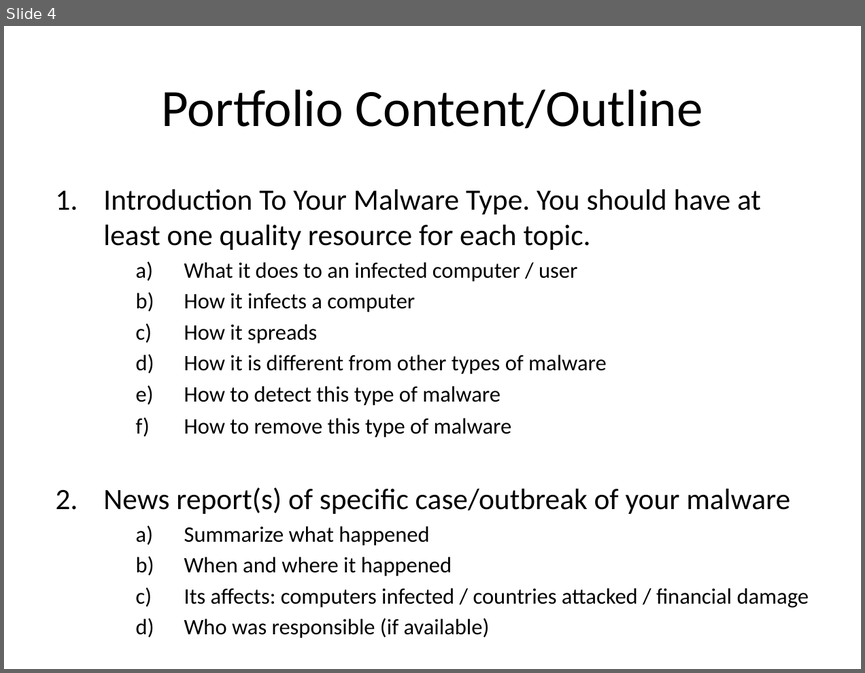
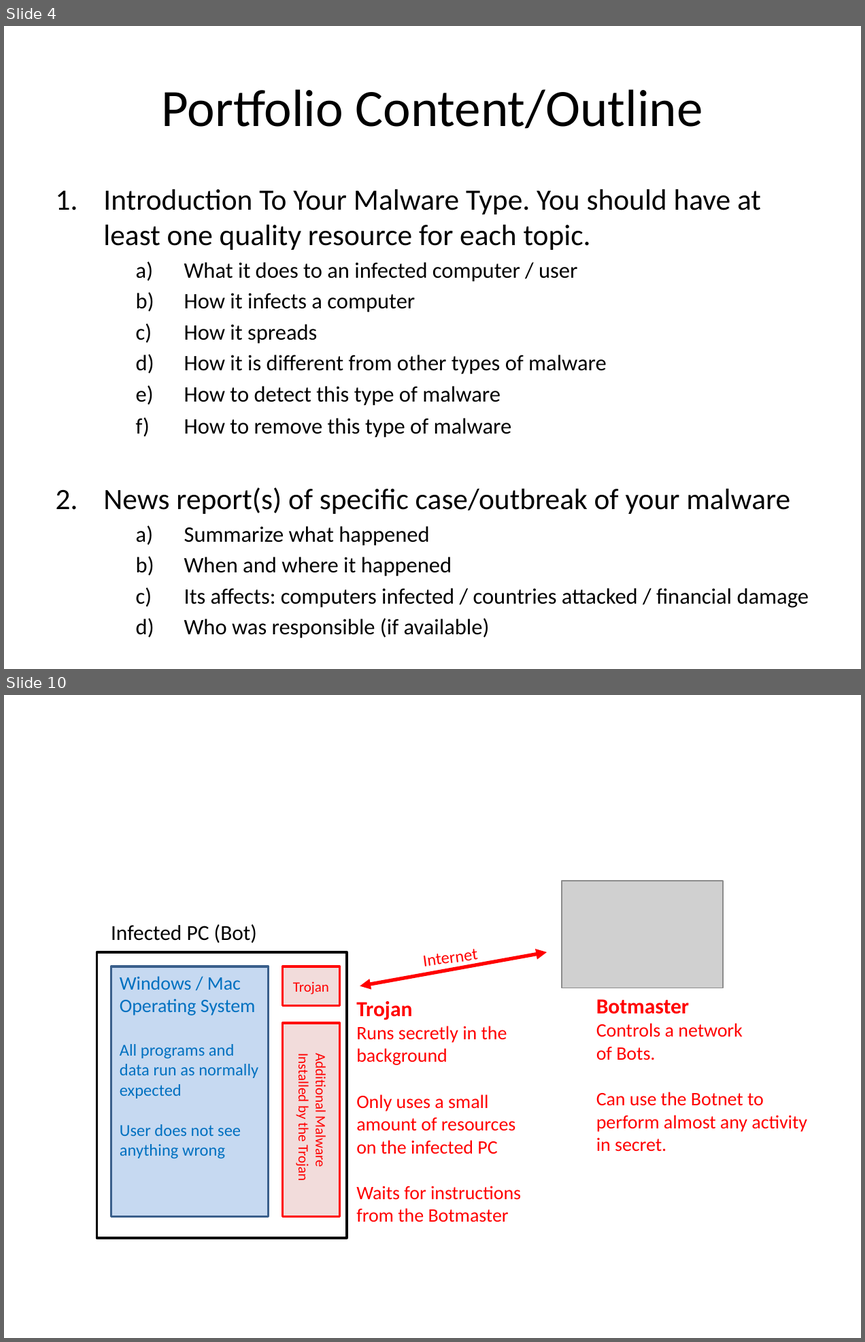
Before and after one commit to Greg5519/ICS2O0, a slide deck: Topic A Understanding Computers/A.4 Lesson - Types Of Malware.pptx. Shown one above the other, each under a label of ours: slide 4 before the commit, slides 4 and 10 after it; the slides between them are not shown. The pictures are 865x673 and 865x1342 pixels, drawn with LibreOffice and Linux fonts; fonts in the diff are those of the drawing; grey boxes stand for pictures. Boxes give left, top, right and bottom in pixels: in the first picture for what was removed or moved away, otherwise in the second. Text is boxed around its words. In the diff, an @@ line names an element or a change of style, - is before the commit and + after.

```diff
--- a/Topic A Understanding Computers/A.4 Lesson - Types Of Malware.pptx
+++ b/Topic A Understanding Computers/A.4 Lesson - Types Of Malware.pptx
@@ slide 10 added at [4, 695, 861, 1338], background #FFFFFF @@
@@ picture added at [562, 881, 723, 988] @@
@@ text added at [111, 924, 257, 943], 18 pt, text #000000 @@
+Infected PC (Bot)
@@ rectangle added at [96, 952, 347, 1238], outline #000000 2 pt @@
@@ double arrow added from (360, 985) to (547, 952), #FF0000 3 pt @@
@@ text added at [424, 949, 478, 970], 14 pt, text #FF0000 @@
+Internet
@@ rectangle added at [111, 966, 268, 1217], fill #C6D9F1, outline #3A5F8C 2 pt, 14 pt, text #0070C0 @@
+Windows / Mac
+Operating System
+All programs and data run as normally expected
+User does not see anything wrong
@@ rectangle added at [283, 966, 340, 1006], fill #F2DCDB, outline #FF0000 2 pt, 12 pt, text #FF0000 @@
+Trojan
@@ text added at [596, 999, 807, 1151], 16 pt, text #FF0000 @@
+Botmaster
+Controls a network
+of Bots.
+Can use the Botnet to
+perform almost any activity
+in secret.
@@ text added at [356, 1001, 521, 1222], 16 pt, text #FF0000 @@
+Trojan
+Runs secretly in the
+background
+Only uses a small amount of resources on the infected PC
+Waits for instructions
+from the Botmaster
@@ rectangle added at [283, 1022, 340, 1216], fill #F2DCDB, outline #FF0000 2 pt @@
@@ text added at [295, 1057, 330, 1180], 12 pt, text #FF0000 @@
+Additional Malware
+Installed by the Trojan
```
Also in this commit, not shown: 5 other slides added, 1 other file.
